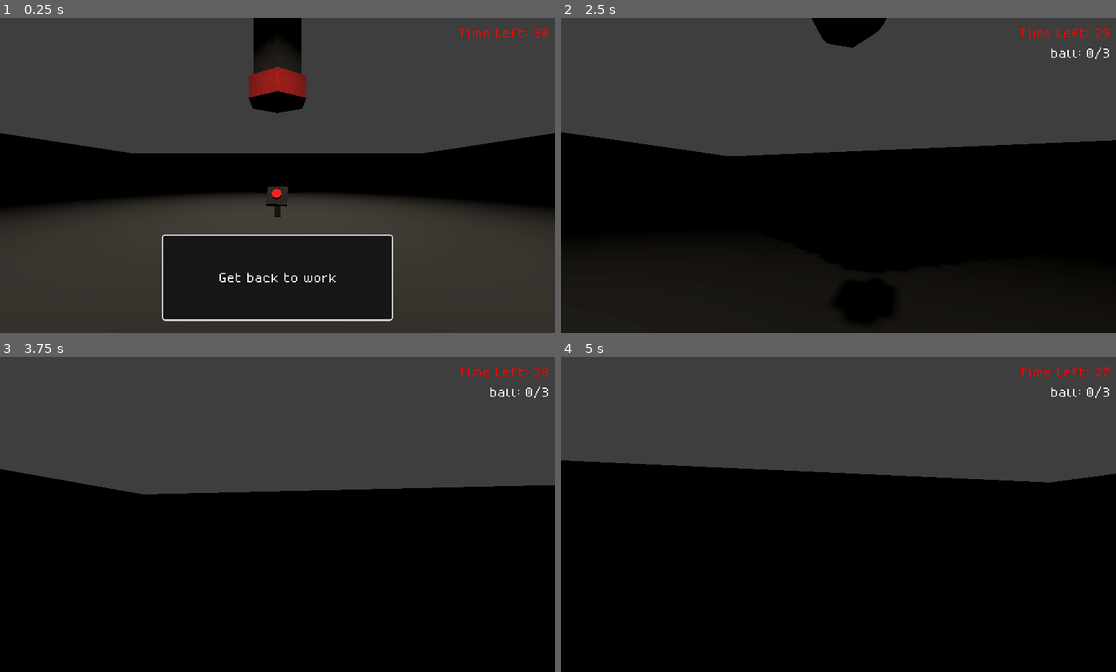
Above: before the commit, frames 1-4 (two rows, left to right).
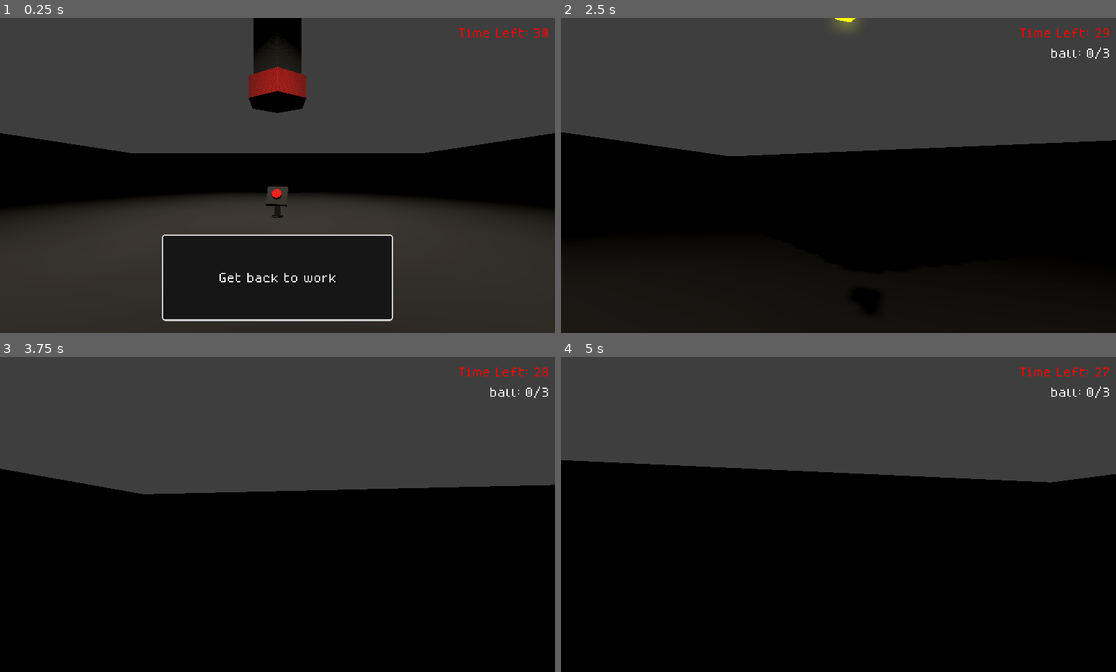
Above: after the commit, the same moments.

Repository: c0sx/ld58
Game: Godot game, scene res://scenes/main.tscn
Two runs of this game, one before a commit and one after it. Both use one fixed random seed, a clock stepped at 60 frames per second and the inputs below.
Inputs (mouse positions are in pixels of both pictures, inside the frame that each line leads up to):
- Up to frame 1 (0.25 s): no input
- Up to frame 2 (2.5 s): tap Enter at 0.5 s; move the mouse to (832, 181) at 0.52 s; hold E (interact) 0.53-1.28 s; hold W (move_forward) from 0.53 s (still down); move the mouse to (877, 178) at 1.27 s; tap E (interact) at 1.35 s; move the mouse to (794, 172) at 2.02 s; hold E (interact) from 2.03 s (still down)
- Up to frame 3 (3.75 s): move the mouse to (283, 514) at 2.77 s; release W (move_forward) at 2.78 s; release E (interact) at 2.78 s; hold A (move_left) 2.78-3.53 s; tap E (interact) at 2.85 s; move the mouse to (255, 508) at 3.52 s; hold W (move_forward) from 3.53 s (still down); hold E (interact) from 3.53 s (still down)
- Up to frame 4 (5 s): keep holding W (move_forward); move the mouse to (866, 514) at 4.27 s; release E (interact) at 4.28 s; tap E (interact) at 4.35 s

The runs differ from the first frame. In frame 1, less than 0.1% of the frame differs, in the area x 48-52%, y 62-64%; in frame 2, 0.9%, in the area x 45-59%, y 0-10%; in frame 3, less than 0.1%; in frame 4, less than 0.1%.

Commit message:
different colors for loot boxes

Diff:
--- /dev/null
+++ b/assets/materials/fast-noise-lite.tres
@@ -0,0 +1,6 @@
+[gd_resource type="FastNoiseLite" format=3 uid="uid://23133mm4lkjt"]
+
+[resource]
+noise_type = 3
+frequency = 0.02
+fractal_octaves = 4
--- /dev/null
+++ b/assets/materials/noise-texture.tres
@@ -0,0 +1,8 @@
+[gd_resource type="NoiseTexture2D" load_steps=2 format=3 uid="uid://c0hhelvn3thh8"]
+
+[ext_resource type="FastNoiseLite" uid="uid://23133mm4lkjt" path="res://assets/materials/fast-noise-lite.tres" id="1_pxct2"]
+
+[resource]
+seamless = true
+seamless_blend_skirt = 0.15
+noise = ExtResource("1_pxct2")
--- /dev/null
+++ b/assets/materials/standard-material.tres
@@ -0,0 +1,9 @@
+[gd_resource type="StandardMaterial3D" load_steps=2 format=3 uid="uid://2sb2ianglr5b"]
+
+[ext_resource type="Texture2D" uid="uid://c0hhelvn3thh8" path="res://assets/materials/noise-texture.tres" id="1_8cbvd"]
+
+[resource]
+albedo_texture = ExtResource("1_8cbvd")
+uv1_scale = Vector3(0.3, 0.3, 0.3)
+uv1_triplanar = true
+uv1_world_triplanar = true
--- a/loot-box/loot-box.gd
+++ b/loot-box/loot-box.gd
@@ -2,11 +2,13 @@
 extends Node3D
 
 @export var pick_duration: float = 1.5
+@export var colors: Array[Color] = []
 
 @onready var _picking_area: Area3D = $Area3D
 @onready var _sprite: Sprite3D = $Sprite3D
 @onready var _viewport: SubViewport = $SubViewport
 @onready var _progress_bar: ProgressBar = $SubViewport/Control/ProgressBar
+@onready var _mesh: MeshInstance3D = $MeshInstance3D
 
 var _loot_item: LootItemResource
 var _is_picking = false
@@ -16,6 +18,14 @@
 func _ready() -> void:
 	_picking_area.body_entered.connect(_on_enter)
 	_picking_area.body_exited.connect(_on_exit)
+
+	var color = _select_color()
+	if color:
+		var mat = StandardMaterial3D.new()
+		mat.emission_enabled = true
+		mat.emission = color
+		mat.emission_energy_multiplier = 2.5
+		_mesh.material_override = mat
 
 func _process(delta: float) -> void:
 	if not _is_picking:
@@ -68,3 +78,10 @@
 	_is_picking = false
 	_sprite.visible = false
 	_player = null
+
+func _select_color() -> Color:
+	if len(colors) == 0:
+		return Color(1, 1, 1, 1)
+
+	var idx = randi_range(0, len(colors) - 1)
+	return colors[idx]
--- a/loot-box/loot-box.tscn
+++ b/loot-box/loot-box.tscn
@@ -1,11 +1,18 @@
-[gd_scene load_steps=8 format=3 uid="uid://f5aiqtxurlnd"]
+[gd_scene load_steps=9 format=3 uid="uid://f5aiqtxurlnd"]
 
 [ext_resource type="Script" path="res://loot-box/loot-box.gd" id="1_7l1wq"]
 [ext_resource type="FontFile" uid="uid://bmokuc7oo7370" path="res://assets/medodica/MedodicaRegular.otf" id="2_k6ip1"]
 
 [sub_resource type="BoxShape3D" id="BoxShape3D_t3a5r"]
 
+[sub_resource type="StandardMaterial3D" id="StandardMaterial3D_nivwe"]
+emission_enabled = true
+emission = Color(0.72195, 0.381742, 2.50551e-07, 1)
+emission_energy_multiplier = 2.5
+emission_on_uv2 = true
+
 [sub_resource type="SphereMesh" id="SphereMesh_qai8r"]
+material = SubResource("StandardMaterial3D_nivwe")
 radial_segments = 6
 
 [sub_resource type="CylinderShape3D" id="CylinderShape3D_r2twe"]
@@ -16,29 +23,35 @@
 border_width_top = 5
 border_width_right = 5
 border_width_bottom = 5
-corner_radius_top_left = 4
-corner_radius_top_right = 4
-corner_radius_bottom_right = 4
-corner_radius_bottom_left = 4
+corner_radius_top_left = 10
+corner_radius_top_right = 10
+corner_radius_bottom_right = 10
+corner_radius_bottom_left = 10
+corner_detail = 2
+anti_aliasing = false
 
 [sub_resource type="StyleBoxFlat" id="StyleBoxFlat_6otr5"]
 border_width_left = 5
 border_width_top = 5
 border_width_right = 5
 border_width_bottom = 5
-corner_radius_top_left = 4
-corner_radius_top_right = 4
-corner_radius_bottom_right = 4
-corner_radius_bottom_left = 4
+corner_radius_top_left = 10
+corner_radius_top_right = 10
+corner_radius_bottom_right = 10
+corner_radius_bottom_left = 10
+corner_detail = 2
 anti_aliasing = false
 
 [node name="LootBox" type="RigidBody3D"]
 script = ExtResource("1_7l1wq")
+colors = Array[Color]([Color(0.560712, 1, 0.52922, 1), Color(0.727352, 0.794724, 1.70479e-07, 1), Color(0.877616, 0.877616, 0.877616, 1), Color(0.953827, 0.42683, 0.490768, 1)])
 
 [node name="CollisionShape3D" type="CollisionShape3D" parent="."]
+transform = Transform3D(0.75, 0, 0, 0, 0.75, 0, 0, 0, 0.75, 0, 0, 0)
 shape = SubResource("BoxShape3D_t3a5r")
 
 [node name="MeshInstance3D" type="MeshInstance3D" parent="."]
+transform = Transform3D(0.5, 0, 0, 0, 0.5, 0, 0, 0, 0.5, 0, 0, 0)
 mesh = SubResource("SphereMesh_qai8r")
 
 [node name="Area3D" type="Area3D" parent="."]
--- a/scenes/main.tscn
+++ b/scenes/main.tscn
@@ -1,10 +1,12 @@
-[gd_scene load_steps=27 format=3 uid="uid://cgwgn3d0bsk5b"]
+[gd_scene load_steps=30 format=3 uid="uid://cgwgn3d0bsk5b"]
 
 [ext_resource type="Script" path="res://scenes/main-scene.gd" id="1_bir4h"]
 [ext_resource type="PackedScene" uid="uid://b7kqgb07sf7gj" path="res://work-zone/work-zone.tscn" id="1_k2p32"]
 [ext_resource type="PackedScene" uid="uid://b6cobyf05kb1" path="res://player/player.tscn" id="1_ms8d2"]
+[ext_resource type="Material" uid="uid://2sb2ianglr5b" path="res://assets/materials/standard-material.tres" id="2_aap56"]
 [ext_resource type="PackedScene" uid="uid://cd8vh3bcgo2h8" path="res://tube/tube.tscn" id="2_dp1qa"]
 [ext_resource type="PackedScene" uid="uid://bmufxbymoqsd7" path="res://pause-controller/pause-controller.tscn" id="2_dvdun"]
+[ext_resource type="Texture2D" uid="uid://c0hhelvn3thh8" path="res://assets/materials/noise-texture.tres" id="3_2s8rk"]
 [ext_resource type="PackedScene" uid="uid://cauq8w1d5shxk" path="res://tube-button/tube-button.tscn" id="3_u0ha8"]
 [ext_resource type="PackedScene" uid="uid://f5aiqtxurlnd" path="res://loot-box/loot-box.tscn" id="5_vodq4"]
 [ext_resource type="PackedScene" uid="uid://bfjd0cwaleh0b" path="res://ui/ui.tscn" id="6_0dwyr"]
@@ -39,15 +41,21 @@
 fill_from = Vector2(0.504854, 0.502427)
 fill_to = Vector2(0.949029, 0.883495)
 
-[sub_resource type="PlaneMesh" id="PlaneMesh_85ed2"]
+[sub_resource type="PlaneMesh" id="PlaneMesh_ccm0c"]
+material = ExtResource("2_aap56")
+
+[sub_resource type="PlaneMesh" id="PlaneMesh_vmclw"]
 
 [sub_resource type="StandardMaterial3D" id="StandardMaterial3D_gumpb"]
 albedo_color = Color(0.0862745, 0.0862745, 0.0862745, 1)
+albedo_texture = ExtResource("3_2s8rk")
 
 [sub_resource type="ConcavePolygonShape3D" id="ConcavePolygonShape3D_1uxj4"]
 data = PackedVector3Array(1, 0, 1, -1, 0, 1, 1, 0, -1, -1, 0, 1, -1, 0, -1, 1, 0, -1)
 
 [sub_resource type="PlaneMesh" id="PlaneMesh_oyned"]
+material = ExtResource("2_aap56")
+size = Vector2(1, 2)
 
 [sub_resource type="ConcavePolygonShape3D" id="ConcavePolygonShape3D_lcd4x"]
 data = PackedVector3Array(1, 0, 1, -1, 0, 1, 1, 0, -1, -1, 0, 1, -1, 0, -1, 1, 0, -1)
@@ -76,9 +84,14 @@
 spot_range = 30.0
 spot_angle = 60.0
 
+[node name="Ground" type="MeshInstance3D" parent="."]
+transform = Transform3D(50, 0, 0, 0, 1, 0, 0, 0, 50, 0, 0, 0)
+visible = false
+mesh = SubResource("PlaneMesh_ccm0c")
+
 [node name="Plane" type="MeshInstance3D" parent="."]
 transform = Transform3D(50, 0, 0, 0, 1, 0, 0, 0, 50, 0, 0, 0)
-mesh = SubResource("PlaneMesh_85ed2")
+mesh = SubResource("PlaneMesh_vmclw")
 surface_material_override/0 = SubResource("StandardMaterial3D_gumpb")
 
 [node name="StaticBody3D" type="StaticBody3D" parent="Plane"]
@@ -87,7 +100,7 @@
 shape = SubResource("ConcavePolygonShape3D_1uxj4")
 
 [node name="MeshInstance3D" type="MeshInstance3D" parent="Plane"]
-transform = Transform3D(-4.37114e-08, -1, 2.18557e-07, 0, -4.37114e-08, -5, 1, -4.37114e-08, 9.55343e-15, 0.98, 4.5, 2.08165e-12)
+transform = Transform3D(-8.74228e-08, -1, 2.18557e-07, 0, -4.37114e-08, -5, 2, -4.37114e-08, 9.55343e-15, 0.98, 4.5, 2.08165e-12)
 mesh = SubResource("PlaneMesh_oyned")
 
 [node name="StaticBody3D" type="StaticBody3D" parent="Plane/MeshInstance3D"]
@@ -96,7 +109,7 @@
 shape = SubResource("ConcavePolygonShape3D_lcd4x")
 
 [node name="MeshInstance3D2" type="MeshInstance3D" parent="Plane"]
-transform = Transform3D(-4.37114e-08, 1, -2.18557e-07, -1.5246e-23, -4.37114e-08, -5, -1, -4.37114e-08, 9.55343e-15, -0.98, 4.5, 2.08165e-12)
+transform = Transform3D(-8.74228e-08, 1, -2.18557e-07, 0, -4.37114e-08, -5, -2, -4.37114e-08, 9.55343e-15, -0.98, 4.5, 2.08165e-12)
 mesh = SubResource("PlaneMesh_oyned")
 
 [node name="StaticBody3D" type="StaticBody3D" parent="Plane/MeshInstance3D2"]
@@ -105,7 +118,7 @@
 shape = SubResource("ConcavePolygonShape3D_7kkcu")
 
 [node name="MeshInstance3D3" type="MeshInstance3D" parent="Plane"]
-transform = Transform3D(1, 0, -2.18557e-07, -4.37114e-08, 1.91069e-15, -5, 0, 1, 9.55343e-15, 2.08165e-12, 4.5, -0.98)
+transform = Transform3D(2, 8.35189e-23, -1.82536e-29, 0, -4.37114e-08, -5, -1.67038e-22, 1, -2.18557e-07, 2.08165e-12, 4.5, -0.98)
 mesh = SubResource("PlaneMesh_oyned")
 
 [node name="StaticBody3D" type="StaticBody3D" parent="Plane/MeshInstance3D3"]
@@ -114,7 +127,7 @@
 shape = SubResource("ConcavePolygonShape3D_r27jf")
 
 [node name="MeshInstance3D4" type="MeshInstance3D" parent="Plane"]
-transform = Transform3D(1, -6.97574e-16, -7.62298e-23, -1.5246e-23, -4.37114e-08, 5, -6.97574e-16, -1, -2.18557e-07, 2.08165e-12, 4.5, 0.98)
+transform = Transform3D(2, -6.97574e-16, -1.5246e-22, 0, -4.37114e-08, 5, -1.39515e-15, -1, -2.18557e-07, 2.08165e-12, 4.5, 0.98)
 mesh = SubResource("PlaneMesh_oyned")
 
 [node name="StaticBody3D" type="StaticBody3D" parent="Plane/MeshInstance3D4"]
--- a/tube-button/tube-button.tscn
+++ b/tube-button/tube-button.tscn
@@ -13,7 +13,7 @@
 [sub_resource type="BoxMesh" id="BoxMesh_ioolh"]
 
 [sub_resource type="StandardMaterial3D" id="StandardMaterial3D_byu1a"]
-albedo_color = Color(0.0862745, 0.0862745, 0.0862745, 1)
+albedo_color = Color(0.172833, 0.172833, 0.172833, 1)
 
 [sub_resource type="CylinderMesh" id="CylinderMesh_4ja8e"]
 radial_segments = 8
@@ -21,6 +21,12 @@
 
 [sub_resource type="StandardMaterial3D" id="StandardMaterial3D_ccsxk"]
 albedo_color = Color(1, 0, 0, 1)
+
+[sub_resource type="StandardMaterial3D" id="StandardMaterial3D_qitct"]
+albedo_color = Color(0.0862745, 0.0862745, 0.0862745, 1)
+
+[sub_resource type="CylinderMesh" id="CylinderMesh_4qrqy"]
+material = SubResource("StandardMaterial3D_qitct")
 
 [sub_resource type="CylinderShape3D" id="CylinderShape3D_fty3b"]
 
@@ -63,6 +69,10 @@
 mesh = SubResource("CylinderMesh_4ja8e")
 surface_material_override/0 = SubResource("StandardMaterial3D_ccsxk")
 
+[node name="MeshInstance3D2" type="MeshInstance3D" parent="MeshInstance3D2"]
+transform = Transform3D(2, 0, 0, 0, -0.0625861, 0, 0, 0, 2, 2.08165e-12, -1, 2.08165e-12)
+mesh = SubResource("CylinderMesh_4qrqy")
+
 [node name="Area3D" type="Area3D" parent="."]
 
 [node name="CollisionShape3D" type="CollisionShape3D" parent="Area3D"]
Not shown: 1 places in tube-button/tube-button.tscn that only renumber resources
